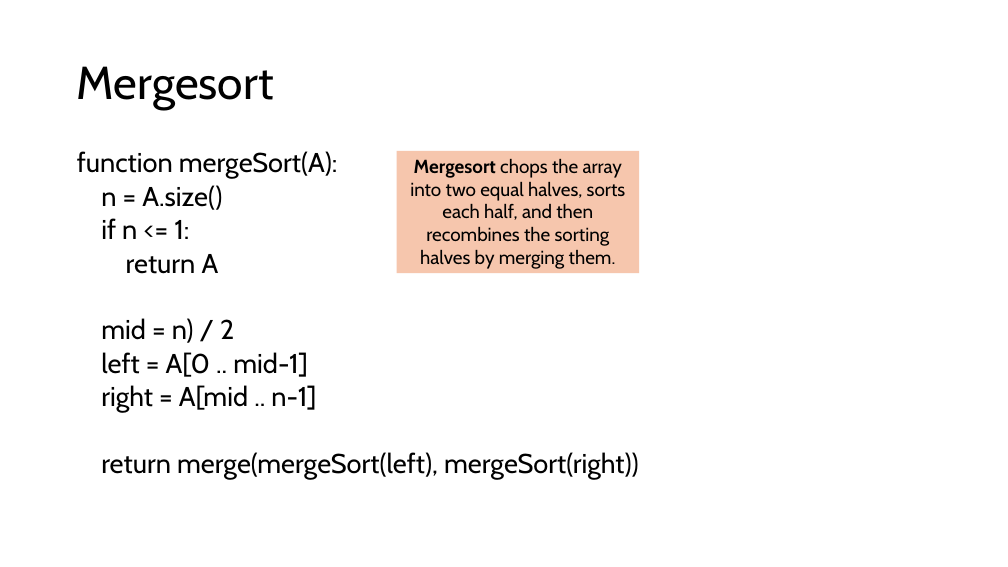
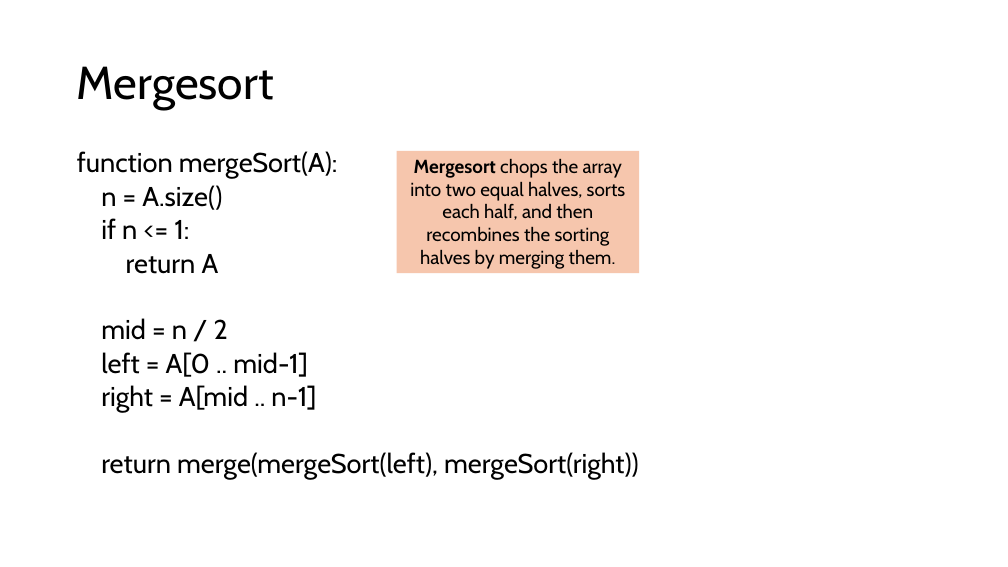
Before and after one commit to sotasota-sfu/cmpt225Summer2026, a slide deck: slide 8 of lectures/lecture20_21/sorting.pptx. Drawn at 1008x567 pixels with LibreOffice and Linux fonts; fonts in the diff are those of the drawing. Boxes give left, top, right and bottom in pixels: in the first picture for what was removed or moved away, otherwise in the second. Text is boxed around its words. In the diff, an @@ line names an element or a change of style, - is before the commit and + after.

Commit message:
updated

```diff
--- a/lectures/lecture20_21/sorting.pptx
+++ b/lectures/lecture20_21/sorting.pptx
@@ text at bbox=[101, 318, 228, 340]: text changed @@
-mid = n) / 2
+mid = n / 2
```
Also in this commit, not shown: 3 other slides changed.
